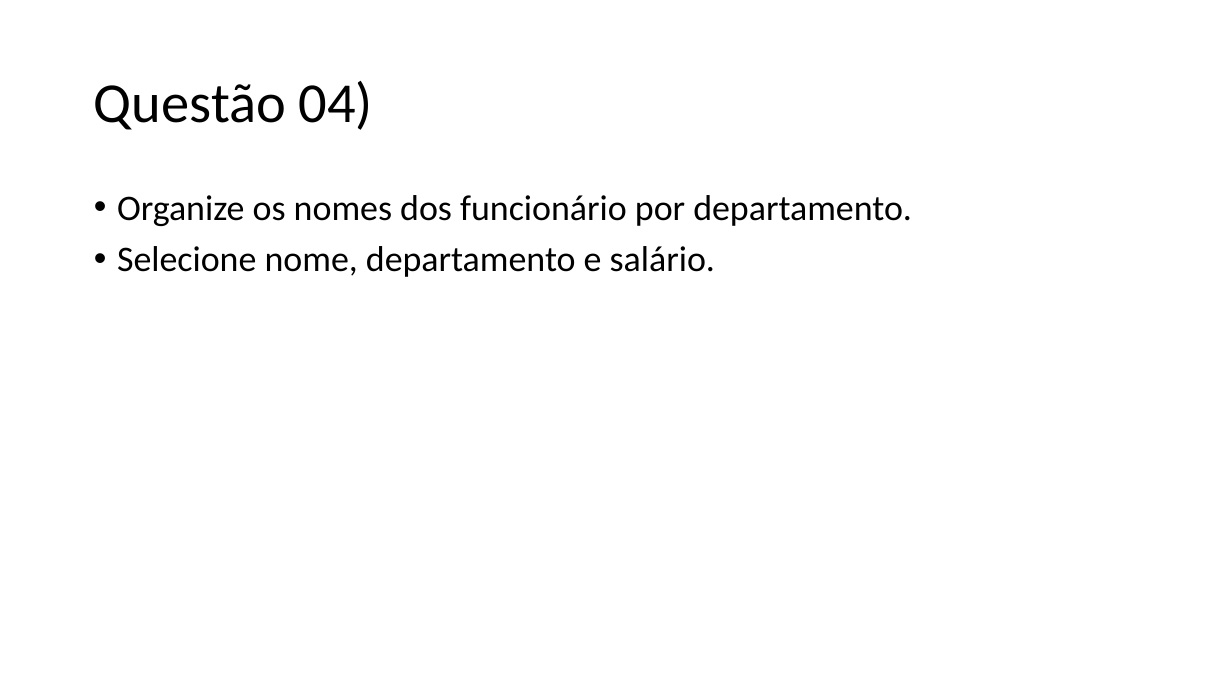
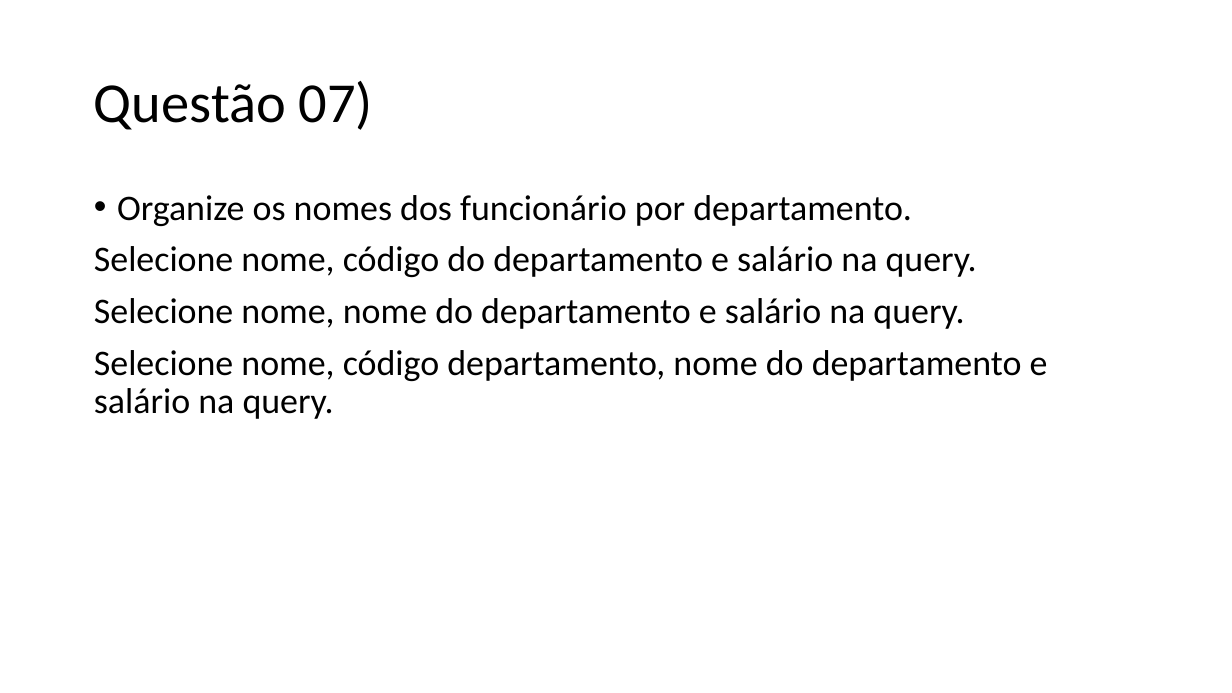
Before and after one commit to dourivaljunior/Curso-de-mySQL, a slide deck: slide 62 of Curso dev full stack aula mysql 03.pptx (slide 28 before the commit). Drawn at 1232x693 pixels with LibreOffice and Linux fonts; fonts in the diff are those of the drawing. Boxes give left, top, right and bottom in pixels: in the first picture for what was removed or moved away, otherwise in the second. Text is boxed around its words. In the diff, an @@ line names an element or a change of style, - is before the commit and + after.

```diff
--- a/Curso dev full stack aula mysql 03.pptx
+++ b/Curso dev full stack aula mysql 03.pptx
@@ title at <box>94,81,373,130</box>: text changed @@
-Questão 04)
+Questão 07)
@@ text at <box>94,246,1048,419</box>: text changed @@
-• Selecione nome, departamento e salário.
+Selecione nome, código do departamento e salário na query.
+Selecione nome, nome do departamento e salário na query.
+Selecione nome, código departamento, nome do departamento e salário na query.
```
Also in this commit, not shown: 32 other slides changed, 47 slides added, 4 other files.
